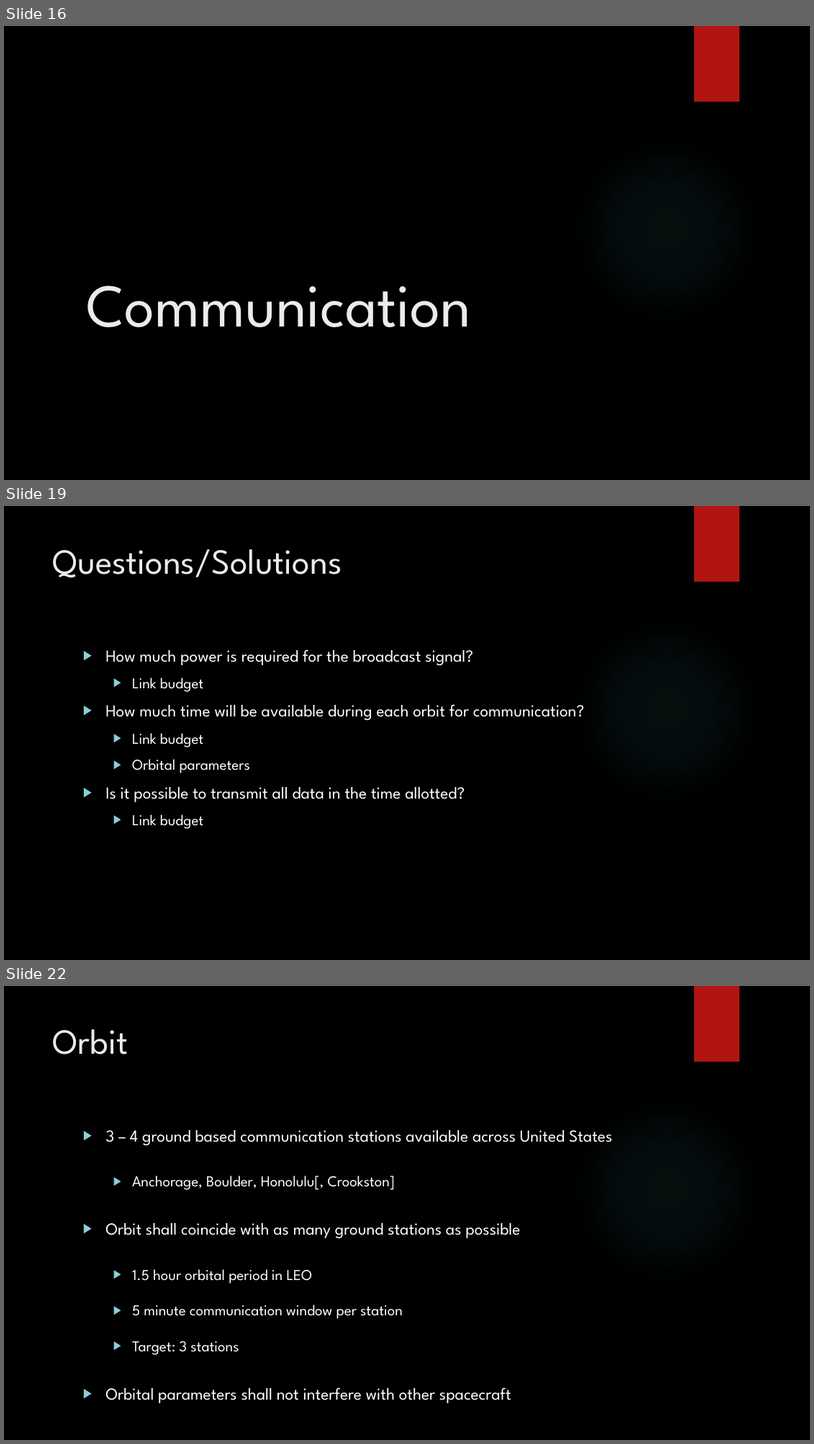
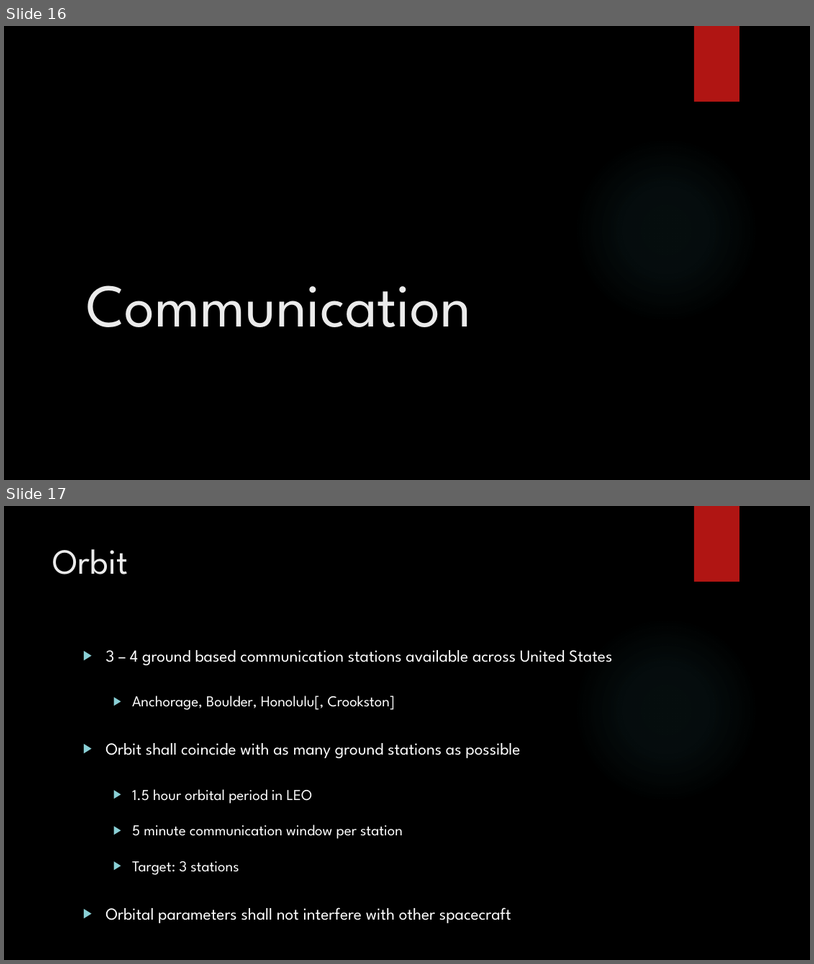
Before and after one commit to HASP-UMN/CubeSat, a slide deck: Presentations/PDR_Presentation.pptx. Shown one above the other, each under a label of ours: slides 16, 19 and 22 before the commit, slides 16 and 17 after it; the slides between them are not shown. The pictures are 814x1444 and 814x964 pixels, drawn with LibreOffice and Linux fonts; fonts in the diff are those of the drawing; background and template pictures are left out. Boxes give left, top, right and bottom in pixels: in the first picture for what was removed or moved away, otherwise in the second. Text is boxed around its words. In the diff, an @@ line names an element or a change of style, - is before the commit and + after.

Commit message:
Finalized PDR - Communications

```diff
--- a/Presentations/PDR_Presentation.pptx
+++ b/Presentations/PDR_Presentation.pptx
@@ slide 19 removed at <box>4,506,810,960</box>, background picture (left out); not listed: 2 template elements that a slide beside it also shows @@
@@ title removed at <box>53,549,342,578</box> @@
-Questions/Solutions
@@ text removed at <box>106,649,584,829</box> @@
-▶ How much power is required for the broadcast signal?
-  ▶ Link budget
-▶ How much time will be available during each orbit for communication?
-  ▶ Link budget
-  ▶ Orbital parameters
-▶ Is it possible to transmit all data in the time allotted?
-  ▶ Link budget
@@ what was slide 22 is now slide 17 @@
```
Also in this commit, not shown: 4 other slides removed.
